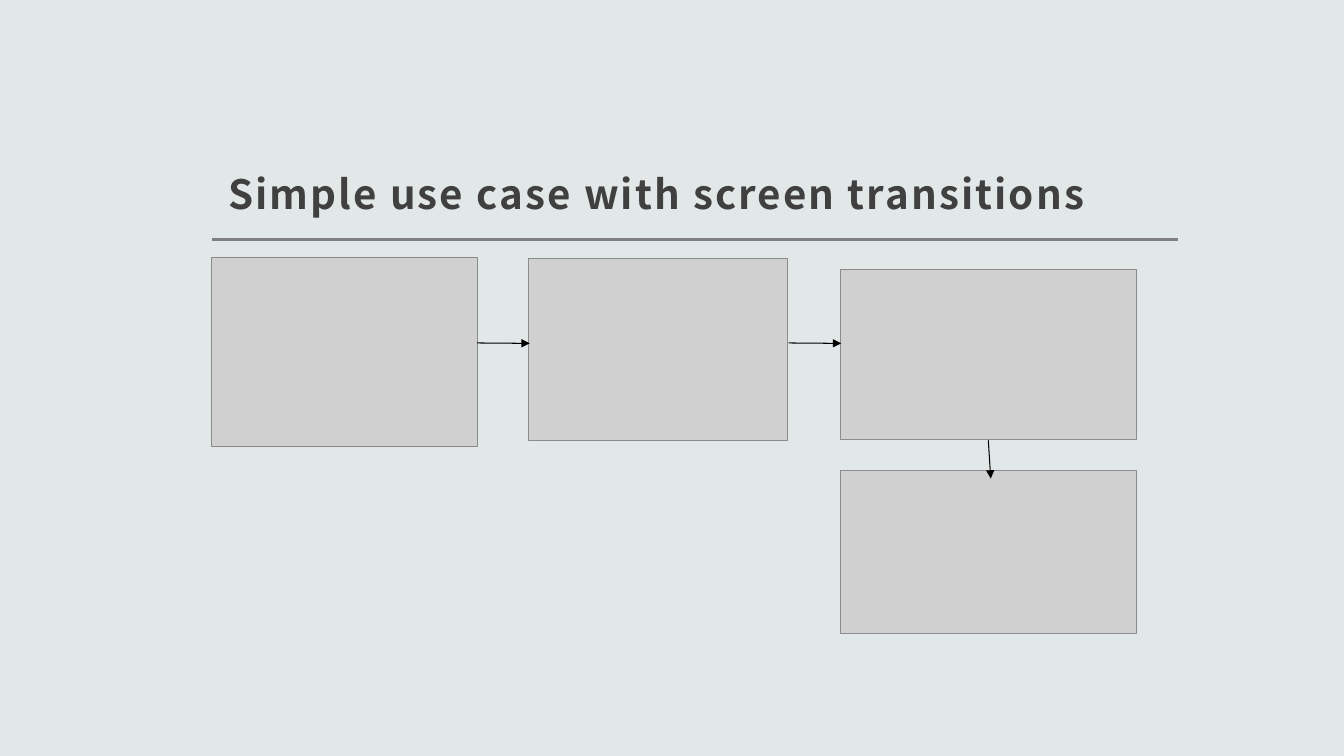
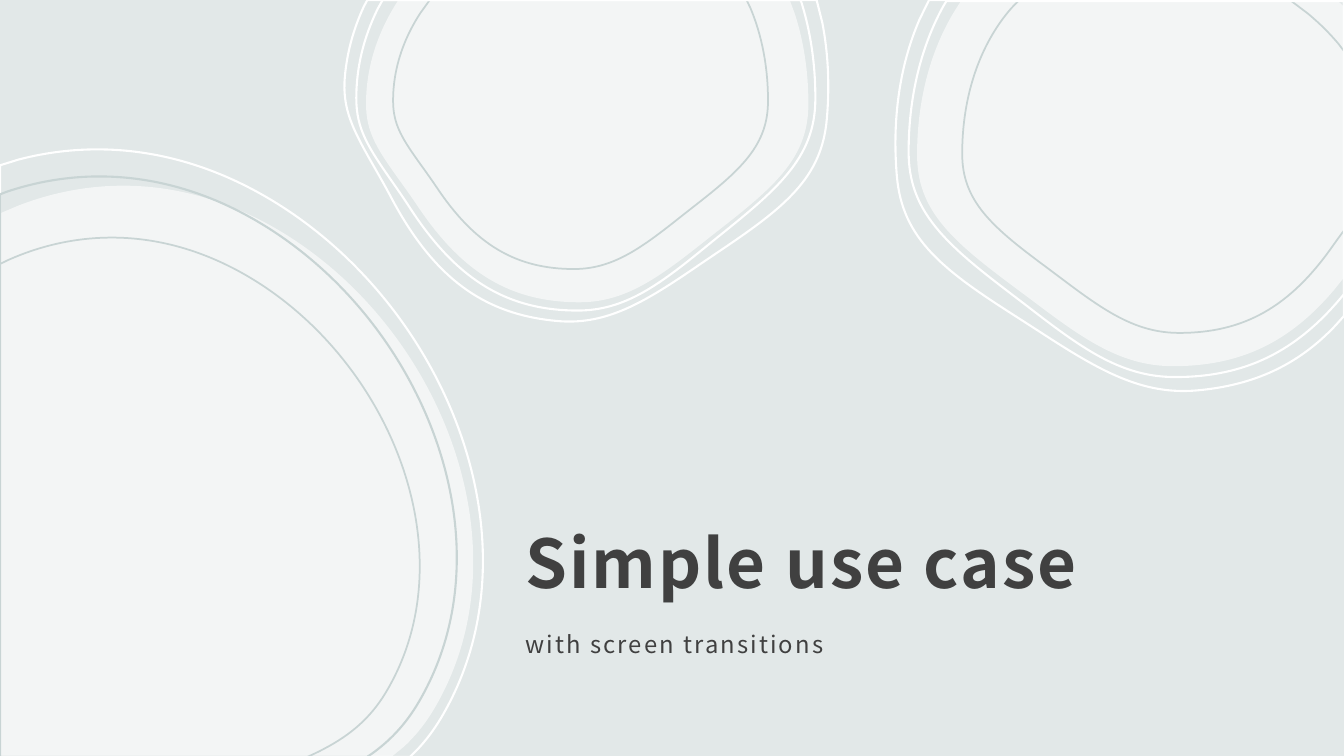
Before and after one commit to urviawasthi/CourseProject, a slide deck: slide 4 of final_project_presentation.pptx. Drawn at 1344x756 pixels with LibreOffice and Linux fonts; fonts in the diff are those of the drawing; grey boxes stand for pictures. Boxes give left, top, right and bottom in pixels: in the first picture for what was removed or moved away, otherwise in the second. Text is boxed around its words. In the diff, an @@ line names an element or a change of style, - is before the commit and + after.

Commit message:
added presentation

```diff
--- a/final_project_presentation.pptx
+++ b/final_project_presentation.pptx
@@ group added at <box>345,0,829,322</box>: 4 freeform shapes @@
@@ group added at <box>895,0,1344,391</box>: 4 freeform shapes @@
@@ group added at <box>0,149,483,756</box>: 4 freeform shapes @@
@@ line removed from (212, 240) to (1179, 240) @@
@@ picture removed at <box>212,258,478,447</box> @@
@@ picture removed at <box>529,258,787,441</box> @@
@@ picture removed at <box>841,269,1137,440</box> @@
@@ arrow removed from (477, 343) to (530, 344) @@
@@ arrow removed from (788, 343) to (842, 344) @@
@@ arrow removed from (988, 441) to (991, 479) @@
@@ picture removed at <box>841,471,1137,634</box> @@
@@ title at <box>525,533,1077,603</box>: text changed; size 28.8 to 48 pt @@
-Simple use case with screen transitions
+Simple use case
@@ text added at <box>525,634,823,654</box>, 17 pt, text #404040 @@
+with screen transitions
```
Also in this commit, not shown: 6 slides added.
